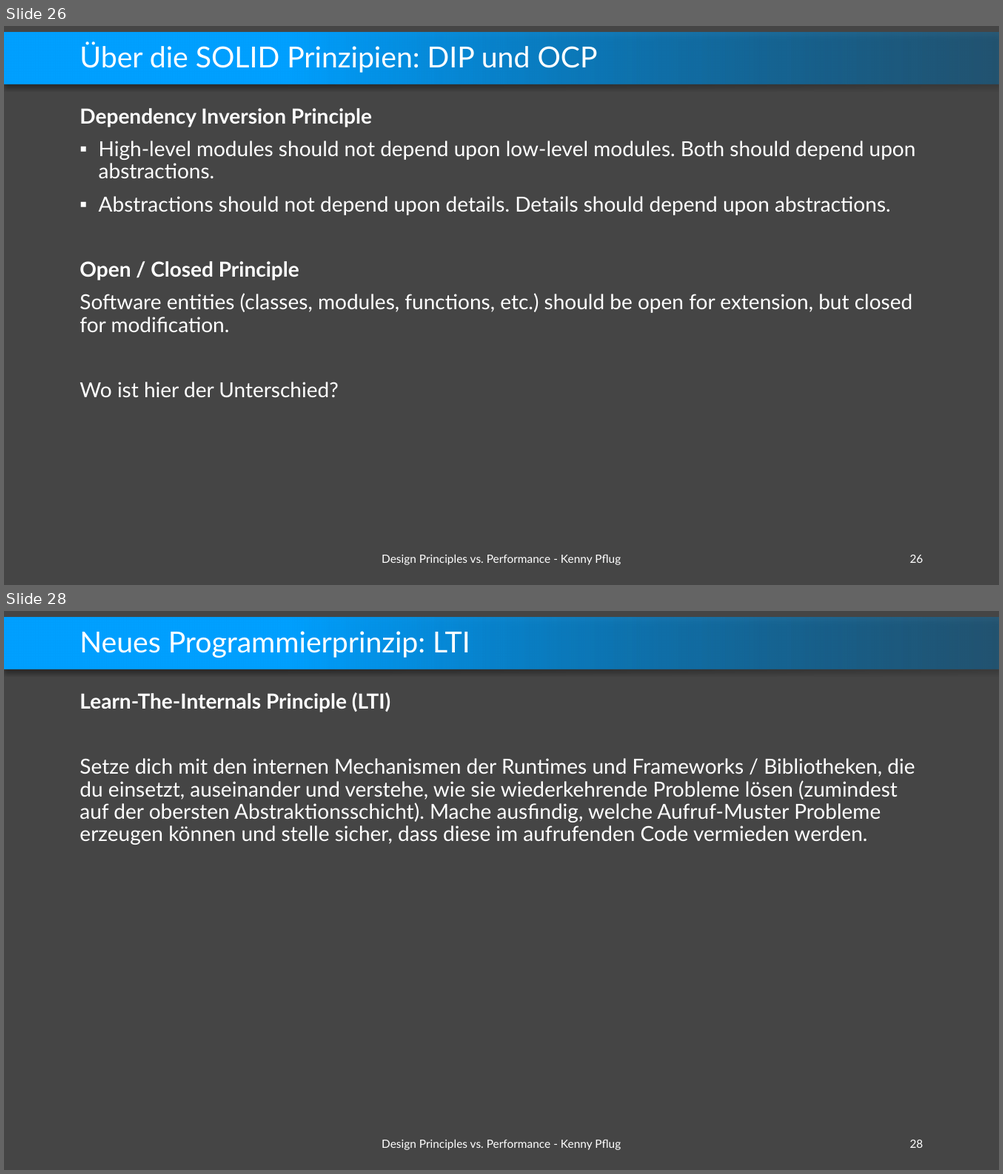
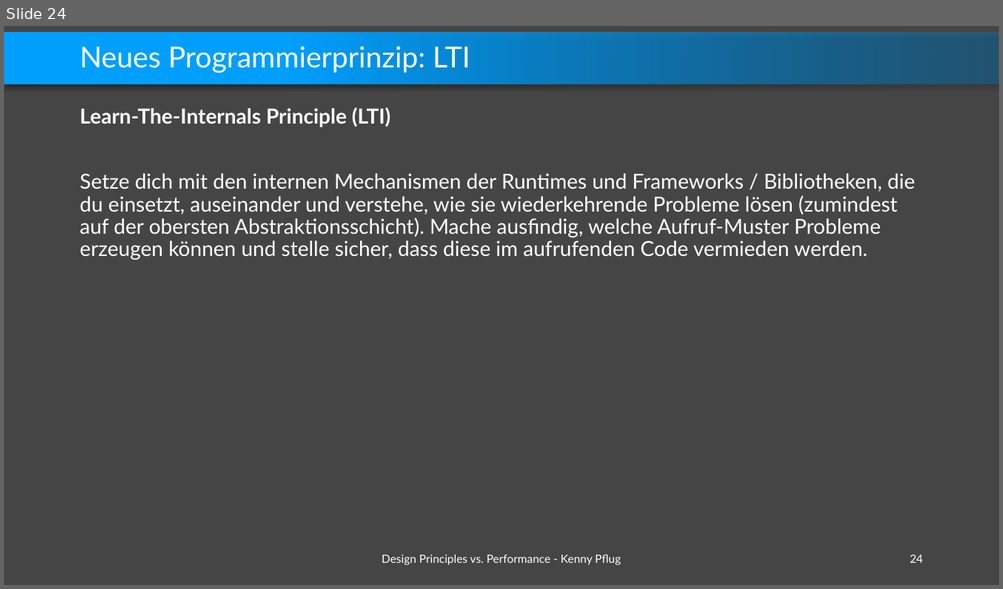
Before and after one commit to feO2x/Adc2021.DesignPrinciplesVsPerformance, a slide deck: Design Principles vs. Performance.pptx. Shown one above the other, each under a label of ours: slides 26 and 28 before the commit, slide 24 after it; the slides between them are not shown. The pictures are 1003x1174 and 1003x589 pixels, drawn with LibreOffice and Linux fonts; fonts in the diff are those of the drawing; background and template pictures are left out. Boxes give left, top, right and bottom in pixels: in the first picture for what was removed or moved away, otherwise in the second. Text is boxed around its words. In the diff, an @@ line names an element or a change of style, - is before the commit and + after.

```diff
--- a/Design Principles vs. Performance.pptx
+++ b/Design Principles vs. Performance.pptx
@@ slide 26 removed at [4,26,999,585], background #454545; not listed: 1 template element that a slide beside it also shows @@
@@ title removed at [79,42,597,73] @@
-Über die SOLID Prinzipien: DIP und OCP
@@ text removed at [79,108,916,397] @@
-Dependency Inversion Principle
-▪ High-level modules should not depend upon low-level modules. Both should depend upon abstractions.
-▪ Abstractions should not depend upon details. Details should depend upon abstractions.
-Open / Closed Principle
-Software entities (classes, modules, functions, etc.) should be open for extension, but closed for modification.
-Wo ist hier der Unterschied?
@@ text removed at [381,554,620,565] @@
-Design Principles vs. Performance - Kenny Pflug
@@ page number removed at [910,555,923,563] @@
-26
@@ what was slide 28 is now slide 24 @@
@@ page number at [910,555,923,563]: text changed @@
-28
+24
```
Also in this commit, not shown: 6 slides changed, 1 slide added, 5 other slides removed.
